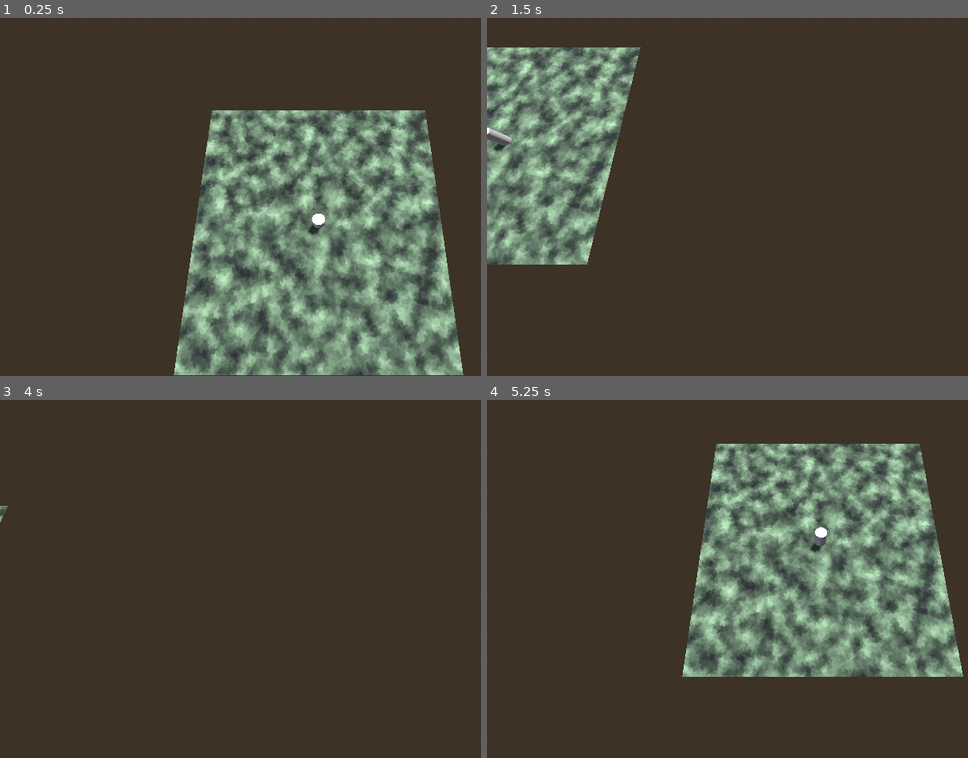
Above: before the commit, frames 1-4 (two rows, left to right).
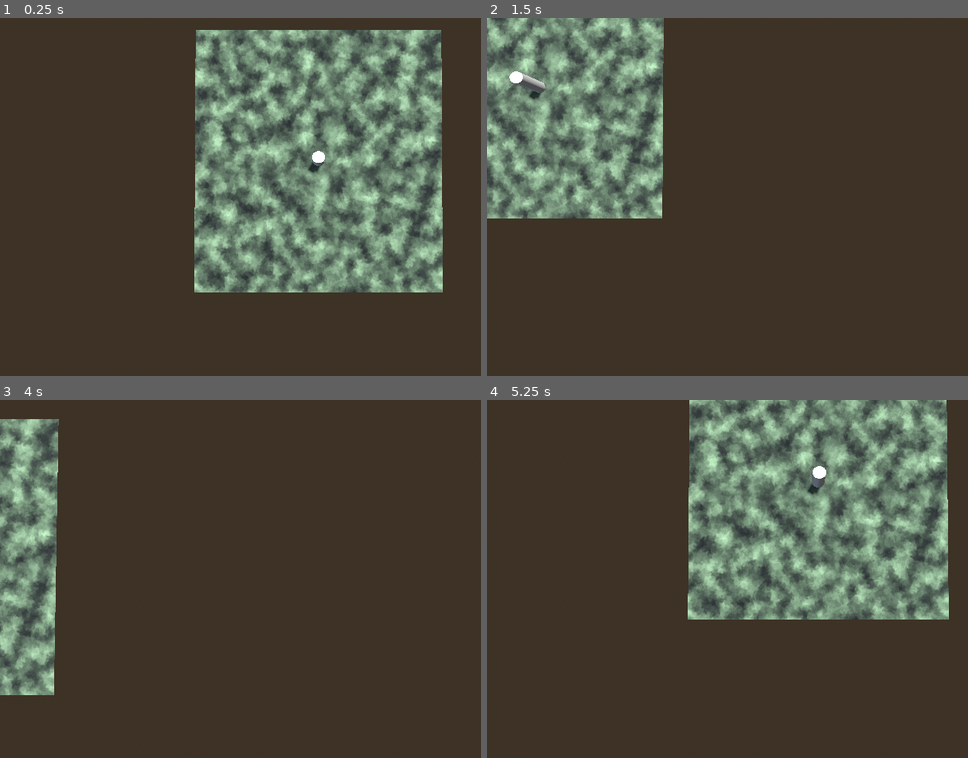
Above: after the commit, the same moments.

Repository: Bittorn/Godot-Starting-Line
Game: Godot game, scene res://scenes/testing_3d.tscn
Two runs of this game, one before a commit and one after it. Both use one fixed random seed, a clock stepped at 60 frames per second and the inputs below. This scene is started directly instead of the project's main scene.
Inputs (mouse positions are in pixels of both pictures, inside the frame that each line leads up to):
- Up to frame 1 (0.25 s): no input
- Up to frame 2 (1.5 s): tap Enter at 0.5 s; move the mouse to (943, 179) at 0.52 s; hold D (move_right) 0.53-1.28 s; hold Mouse wheel up (zoom_in) 0.53-1.28 s; move the mouse to (679, 214) at 1.27 s; hold S (move_down) from 1.28 s (still down); tap Mouse wheel down (zoom_out) at 1.35 s
- Up to frame 3 (4 s): move the mouse to (379, 500) at 2.02 s; release S (move_down) at 2.03 s; hold D (move_right) 2.03-2.78 s; hold Mouse wheel up (zoom_in) 2.03-2.78 s; tap Middle mouse button (zoom_reset) at 2.75, 3.5 s; move the mouse to (288, 650) at 2.77 s; hold W (move_up) 2.78-3.53 s; tap Mouse wheel down (zoom_out) at 2.85 s; move the mouse to (outside the picture) at 3.52 s; hold A (move_left) from 3.53 s (still down); hold Mouse wheel up (zoom_in) from 3.53 s (still down)
- Up to frame 4 (5.25 s): move the mouse to (612, 525) at 4.27 s; release Mouse wheel up (zoom_in) at 4.28 s; tap Mouse wheel down (zoom_out) at 4.35 s; move the mouse to (838, 579) at 5.02 s; release A (move_left) at 5.03 s; hold S (move_down) from 5.03 s (still down); hold Mouse wheel up (zoom_in) from 5.03 s (still down)

The runs differ from the first frame. In frame 1, 42% of the frame differs, in the area x 36-97%, y 3-100%; in frame 2, 19%; in frame 3, 9.0%; in frame 4, 33%.

Commit message:
rotationCurve export + minimum rpg cam move speed

Diff:
--- a/components/3d/camera_rpg_component.gd
+++ b/components/3d/camera_rpg_component.gd
@@ -5,6 +5,7 @@
 
 @export var startRotation = -5.0
 @export var endRotation = -90.0
+@export var rotationCurve = 0.12
 
 @export var beginY = 12.0
 
@@ -31,7 +32,7 @@
 
 func _do_rotation() -> float:
 	var weight = (targetY - startY) / (endY - startY)
-	var targetRotation = lerp(startRotation, endRotation, ease(weight, 0.12))
+	var targetRotation = lerp(startRotation, endRotation, ease(weight, rotationCurve))
 	return targetRotation
 
 func _process(delta: float) -> void:
@@ -39,8 +40,8 @@
 	target.y = targetY
 
 	var input_dir = Input.get_vector("move_left", "move_right", "move_up", "move_down")
-	target.x += input_dir.x * target.y / 8
-	target.z += input_dir.y * target.y / 8
+	target.x += input_dir.x * max(target.y / 10, 0.3)
+	target.z += input_dir.y * max(target.y / 10, 0.3)
 
 	var targetRotation = deg_to_rad(_do_rotation())
 
--- a/scenes/testing_3d.tscn
+++ b/scenes/testing_3d.tscn
@@ -47,6 +47,8 @@
 
 [node name="CameraRPGComponent" type="Node" parent="Camera3D" unique_id=1486218197]
 script = ExtResource("1_nt187")
+endY = 21.0
+rotationCurve = 0.16
 metadata/_custom_type_script = "uid://dnvq0dvw5rrir"
 
 [node name="MeshInstance3D" type="MeshInstance3D" parent="." unique_id=497118892]
